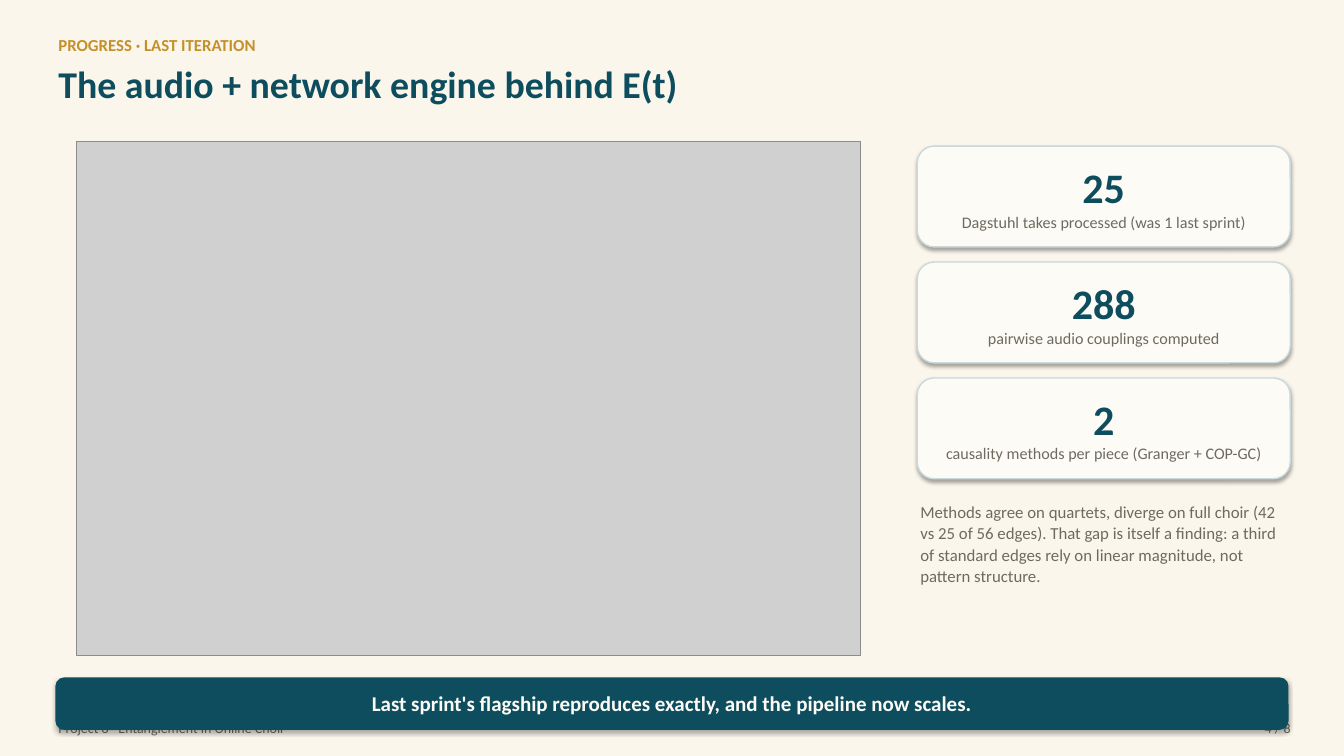
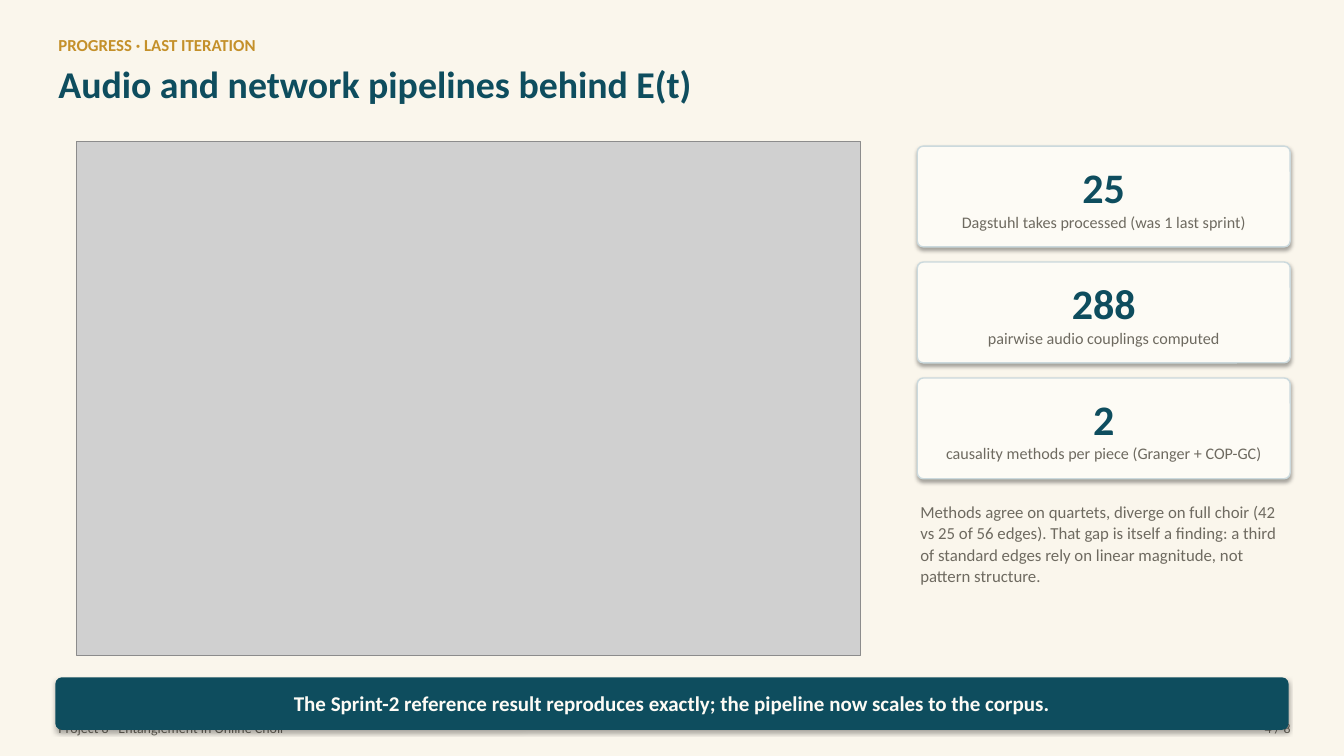
Before and after one commit to Zuraiz270/networked-choir-entanglement, a slide deck: slide 4 of output/jun11_status_meeting_iv.pptx. Drawn at 1344x756 pixels with LibreOffice and Linux fonts; fonts in the diff are those of the drawing; grey boxes stand for pictures. Boxes give left, top, right and bottom in pixels: in the first picture for what was removed or moved away, otherwise in the second. Text is boxed around its words. In the diff, an @@ line names an element or a change of style, - is before the commit and + after.

```diff
--- a/output/jun11_status_meeting_iv.pptx
+++ b/output/jun11_status_meeting_iv.pptx
@@ text at [58, 70, 691, 104]: text changed @@
-The audio + network engine behind E(t)
+Audio and network pipelines behind E(t)
@@ proportions changed in 4 elements at [918, 146, 1291, 247], [918, 262, 1291, 363], [918, 378, 1291, 479], [55, 678, 1289, 730] @@
@@ text in rounded rectangle at [294, 696, 1049, 715]: text changed @@
-Last sprint's flagship reproduces exactly, and the pipeline now scales.
+The Sprint-2 reference result reproduces exactly; the pipeline now scales to the corpus.
```
Also in this commit, not shown: 6 other slides changed, 3 other files.
